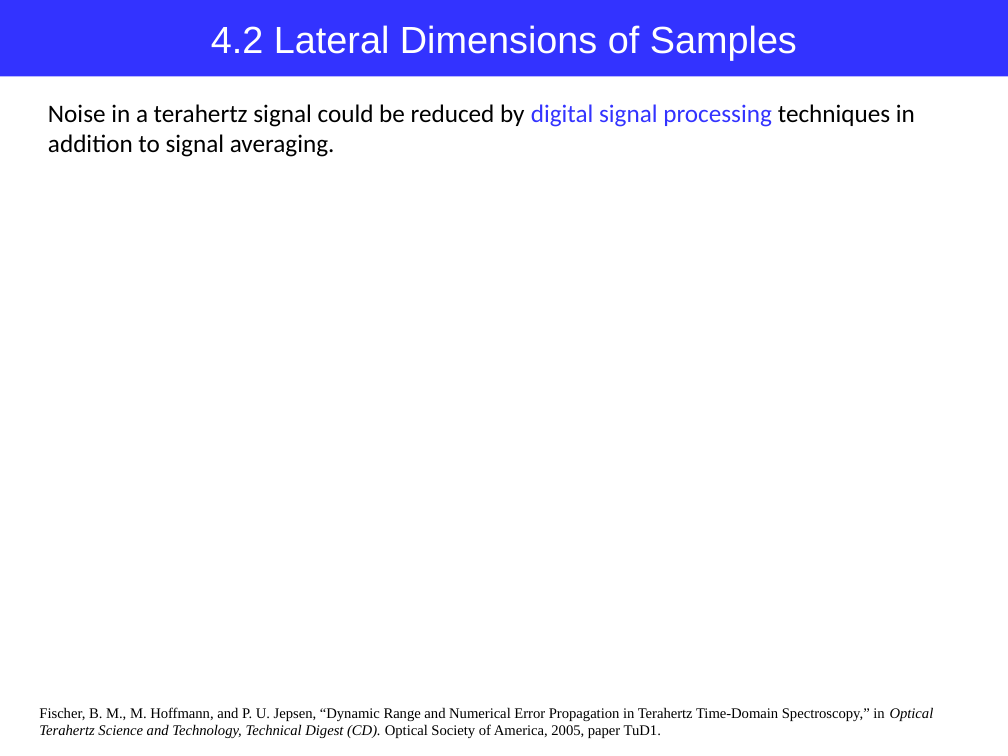
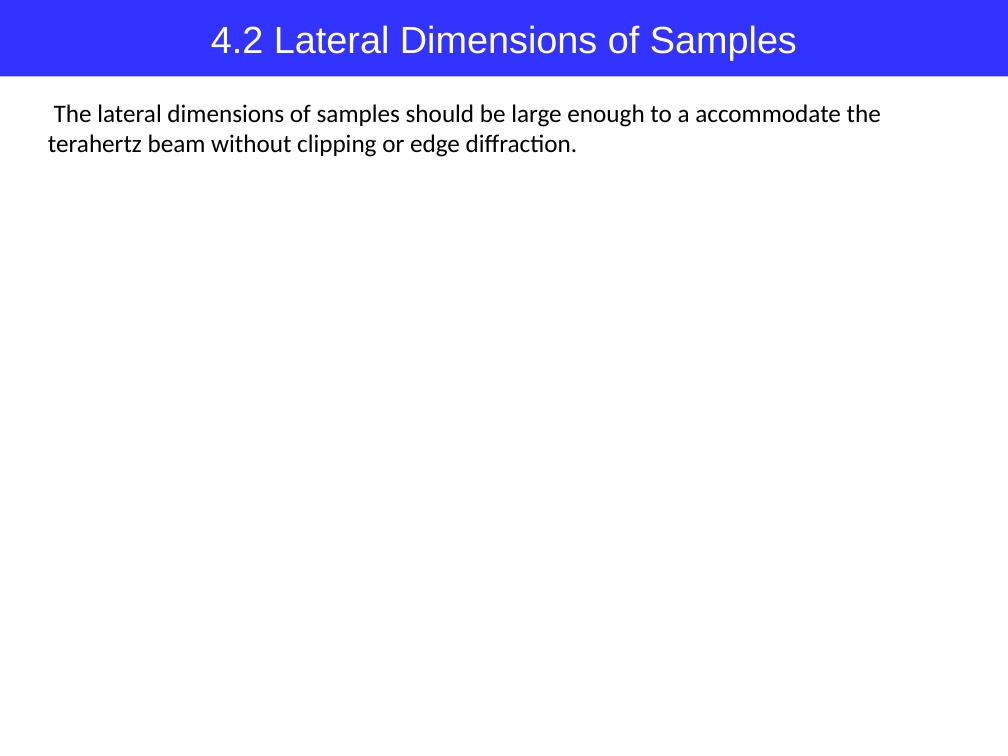
Before and after one commit to jglee96/NBTP_Lab, a slide deck: slide 20 of Terahertz Metrology/Ch2/Terahertz Metrology_Ch2.pptx. Drawn at 1008x756 pixels with LibreOffice and Linux fonts; fonts in the diff are those of the drawing. Boxes give left, top, right and bottom in pixels: in the first picture for what was removed or moved away, otherwise in the second. Text is boxed around its words. In the diff, an @@ line names an element or a change of style, - is before the commit and + after.

```diff
--- a/Terahertz Metrology/Ch2/Terahertz Metrology_Ch2.pptx
+++ b/Terahertz Metrology/Ch2/Terahertz Metrology_Ch2.pptx
@@ text at [48, 104, 881, 157]: text changed @@
-Noise in a terahertz signal could be reduced by digital signal processing techniques in addition to signal averaging.
+The lateral dimensions of samples should be large enough to a accommodate the terahertz beam without clipping or edge diffraction.
@@ text removed at [39, 707, 934, 738] @@
-Fischer, B. M., M. Hoffmann, and P. U. Jepsen, “Dynamic Range and Numerical Error Propagation in Terahertz Time-Domain Spectroscopy,” in Optical Terahertz Science and Technology, Technical Digest (CD). Optical Society of America, 2005, paper TuD1.
```
Also in this commit, not shown: 4 other slides changed.
